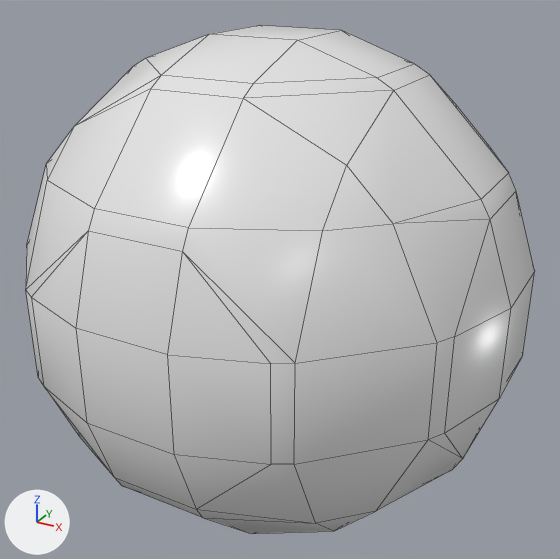
The OBJ model data/sphere.obj as it was, and as the next commit left it.
The view is the same before and after, from a 50 mm camera at (1.62, -2.92, 1.47) aimed at (0.01, 0.01, 0.0). The lights are fixed; the arrows at lower left show +X, +Y and +Z. Mesh edges are drawn as thin lines. Where no turn or scale is listed for an object, it has been applied to the vertices.

Objects in the first picture: 'Mball'.
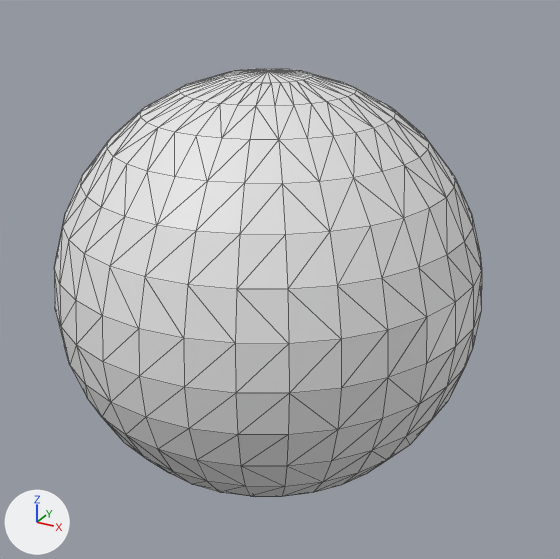
Commit message: Changement de modèle de sphère

Location of each change, (x1, y1, x2, y2) in pixels of the pictures (560 x 559 px):
'Mball', reshaped (16% narrower, 16% shorter): before (26, 25, 534, 534); after (54, 69, 482, 497)
part 1 of me_mball, built on: before (26, 25, 534, 534); after (54, 69, 482, 497)

Diff of the bpy script that builds the scene:
```diff
--- a/data/sphere.obj.py
+++ b/data/sphere.obj.py
@@ me_mball @@
 # used by ob_mball; location = (0.0, 0.0, 0.0)
-me_mball.from_pydata(...)  # 144 vertices, 170 faces; spans x -1.12..1.12, y -1.12..1.12, z -1.12..1.12
-me_mball.materials.append(mat_none)  # white #e7e7e7
+me_mball.from_pydata(...)  # 482 vertices, 960 faces; spans x -1.08..0.92, y -0.94..1.06, z -1.05..0.95
+# me_mball part 1: 144 vertices removed from x -1.12..1.12, y -1.12..1.12, z -1.12..1.12; 482 vertices added at x -1.08..0.92, y -0.94..1.06, z -1.05..0.95, forming a UV sphere (32 segments, 16 rings, poles along z)
+# me_mball part 2: the surface is now shaded flat
```
